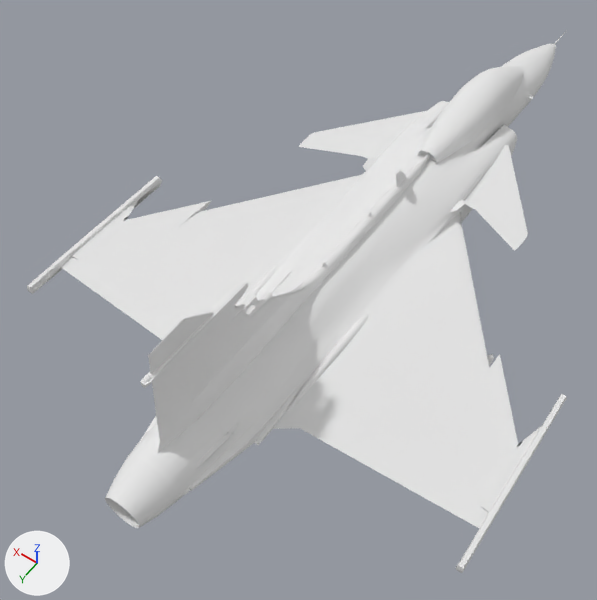
The OBJ model FlightSimulator/Resources/jas.obj as it was, and as the next commit left it.
The view is the same before and after, from a 50 mm camera at (-4.67, 9.07, 10.81) aimed at (0.48, 1.85, -0.53). Lighting does not change. The marker at lower left points along +X, +Y and +Z. Where no turn or scale is listed for an object, it has been applied to the vertices.

In view in the first picture: 'AileronL01', 'AileronR01', 'BrakeL01', 'BrakeR01', 'CanardL01', 'CanardR01', 'Canopy01', 'EngineL01', 'FlapL01', 'FlapR01', 'Glass', 'Glass_Canopy01', 'LOD0', 'RudderL01', 'VoletL01', 'VoletL02', 'VoletR01', 'VoletR02'.
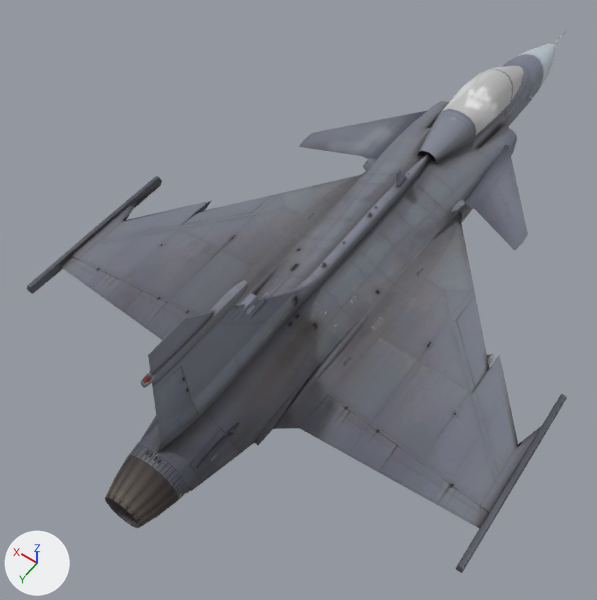
Pixel boxes [x1, y1, x2, y2] of what changed, in the pictures (597 x 600 px):
'LOD0', surface changed (white to grey)
    both: [27, 34, 567, 573]
'FlapR01', surface changed (white to grey)
    both: [274, 380, 397, 473]
'CanardR01', surface changed (white to grey)
    both: [464, 145, 528, 251]
'EngineL01', surface changed (white to grey)
    both: [105, 456, 178, 528]
'VoletR01', surface changed (white to grey)
    both: [472, 354, 518, 482]
'AileronR01', surface changed (white to grey)
    both: [380, 446, 488, 528]
'CanardL01', surface changed (white to grey)
    both: [299, 111, 427, 159]
'Glass_Canopy01', surface changed (white to grey)
    both: [442, 69, 512, 135]
'VoletR02', surface changed (white to grey)
    both: [450, 290, 489, 392]
'RudderL01', surface changed
    both: [153, 366, 198, 446]
'VoletL01', surface changed (white to grey)
    both: [96, 201, 211, 244]
'AileronL01', surface changed (white to grey)
    both: [61, 257, 141, 312]
'FlapL01', surface changed (white to grey)
    both: [123, 291, 193, 340]
'BrakeR01', surface changed
    both: [189, 428, 241, 483]
'VoletL02', surface changed (white to grey)
    both: [178, 192, 284, 228]
'Glass', surface changed (white to grey)
    both: [492, 66, 524, 100]
'Canopy01', surface changed (white to grey)
    both: [438, 69, 512, 139]
'BrakeL01', surface changed
    both: [142, 416, 157, 438]

The change, as a diff of the scene's bpy script:
```diff
--- a/FlightSimulator/Resources/jas.obj.py
+++ b/FlightSimulator/Resources/jas.obj.py
@@ img_jas_png @@
+img_jas_png = load_image('jas.png', 'jas.png', 1024, 1024, 'sRGB')
@@ mat_plane @@
 mat_plane = principled_material('plane')
-mat_plane.base_color = (0.8, 0.8, 0.8)  # white #e7e7e7
-mat_plane.roughness = 1.0
+mat_plane.texture = img_jas_png
+mat_plane.roughness = 0.69
@@ mat_glass @@
 mat_glass.roughness = 1.0
+mat_glass.alpha = 0.5
```
